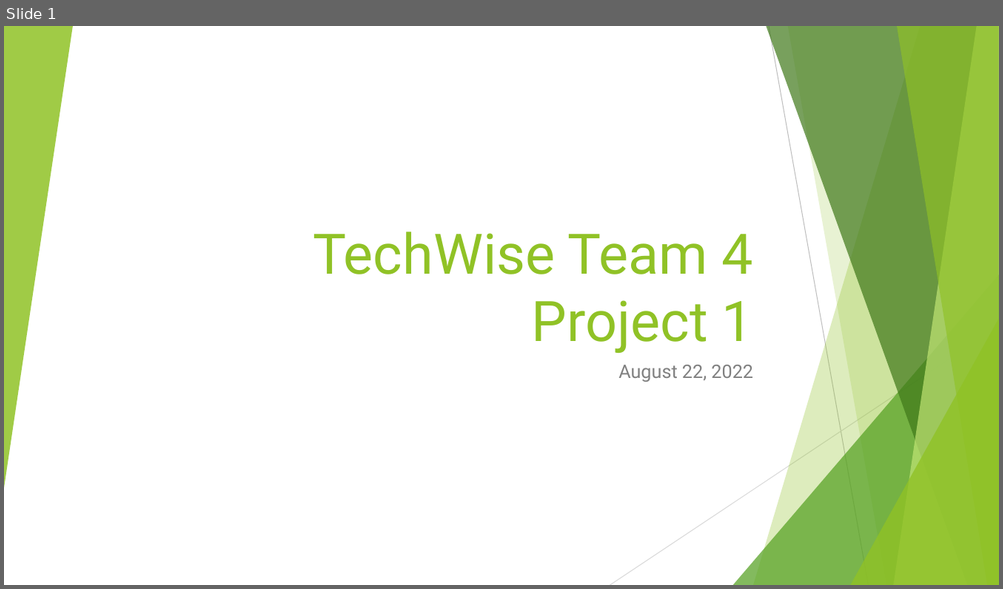
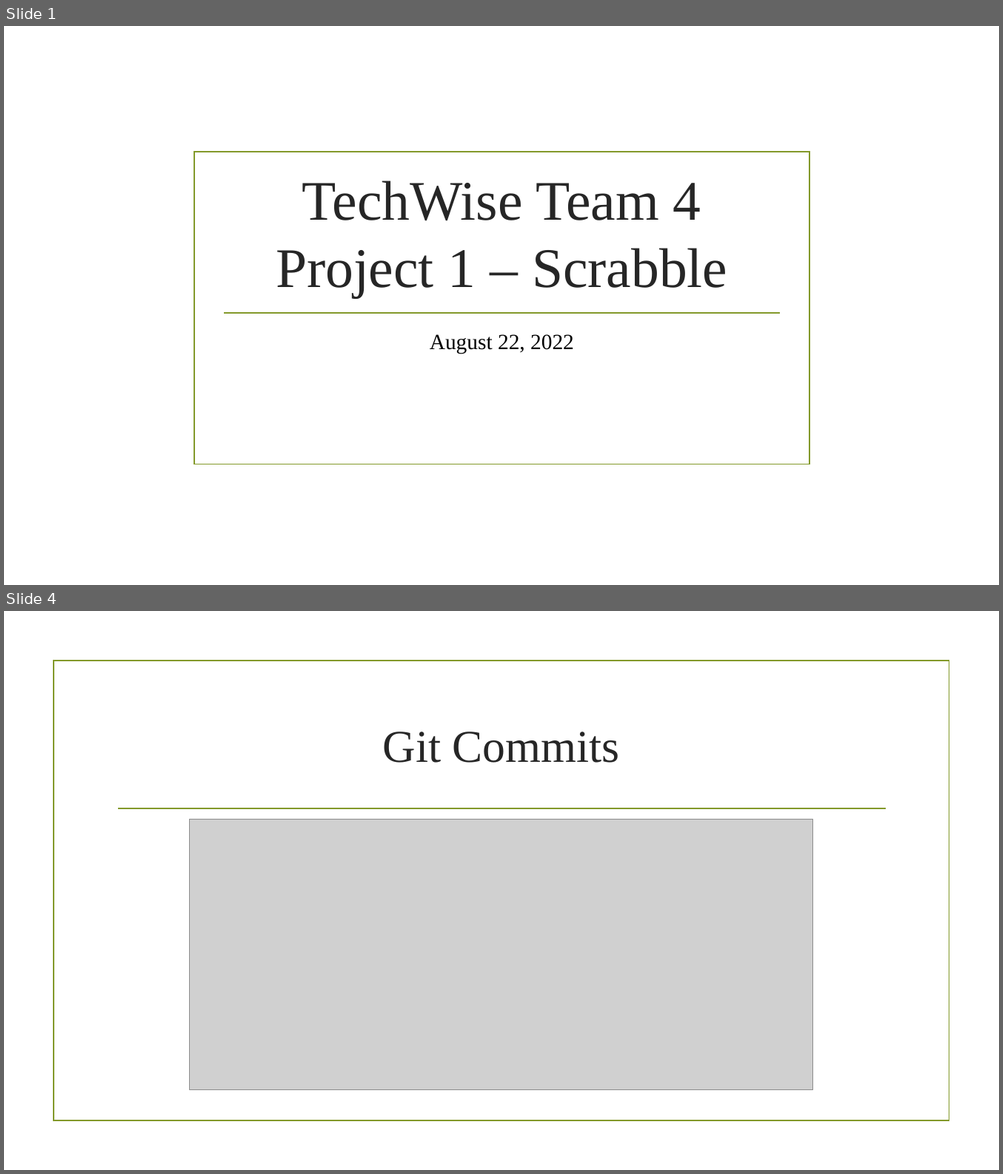
Before and after one commit to vdenys93/scrabble, a slide deck: TechWise_Team_4_-_Project_1_Presentation.pptx. Shown one above the other, each under a label of ours: slide 1 before the commit, slides 1 and 4 after it; the slides between them are not shown. The pictures are 1003x589 and 1003x1174 pixels, drawn with LibreOffice and Linux fonts; fonts in the diff are those of the drawing; grey boxes stand for pictures; background and template pictures are left out. Boxes give left, top, right and bottom in pixels: in the first picture for what was removed or moved away, otherwise in the second. Text is boxed around its words. In the diff, an @@ line names an element or a change of style, - is before the commit and + after.

```diff
--- a/TechWise_Team_4_-_Project_1_Presentation.pptx
+++ b/TechWise_Team_4_-_Project_1_Presentation.pptx
@@ slide 4 added at (4,611,999,1170), background picture (left out) @@
@@ rectangle added at (54,661,948,1122), outline #83992A 1.25 pt @@
@@ title added at (383,732,620,763), 44 pt, text #262626 @@
+Git Commits
@@ line added from (118, 809) to (885, 809), #83992A 1.25 pt @@
@@ picture added at (190,820,813,1091) @@
@@ slide 1 changed as well @@
@@ group removed at (4,26,999,585): 5 freeform shapes, 3 triangles, 2 lines @@
@@ rectangle added at (194,152,810,465), outline #83992A 1.25 pt @@
@@ title at (276,181,727,298): text changed; font Roboto to Times New Roman; text colour #90C226 to #262626 @@
-TechWise Team 4 Project 1
+TechWise Team 4 Project 1 – Scrabble
@@ line added from (223, 313) to (780, 313), #83992A 1.25 pt @@
@@ subtitle "August 22, 2022": place and size @@
-subtitle "August 22, 2022" at (618,365,753,382)
+subtitle "August 22, 2022" at (430,335,574,354)
@@ subtitle "August 22, 2022" at (430,335,574,354): size 18 to 21 pt, font Roboto to Times New Roman, text colour #808080 to #000000; alignment right to centre @@
```
Also in this commit, not shown: 7 other slides changed, 1 other slide added, 2 slides removed.
